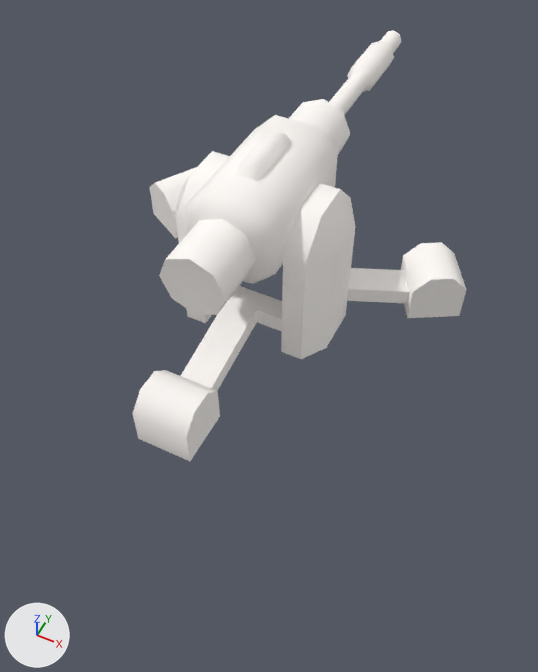
One commit to the Blender file robot/work/canon.blend: the scene before it, then after it.
The view is the same before and after, from a 50 mm camera at (2.3, -4.5, 6.21) aimed at (0.04, 0.01, 0.57). Every picture has the same lights, and +X, +Y and +Z are marked at lower left.

In view in the first picture: 'body', 'canon', 'head'.
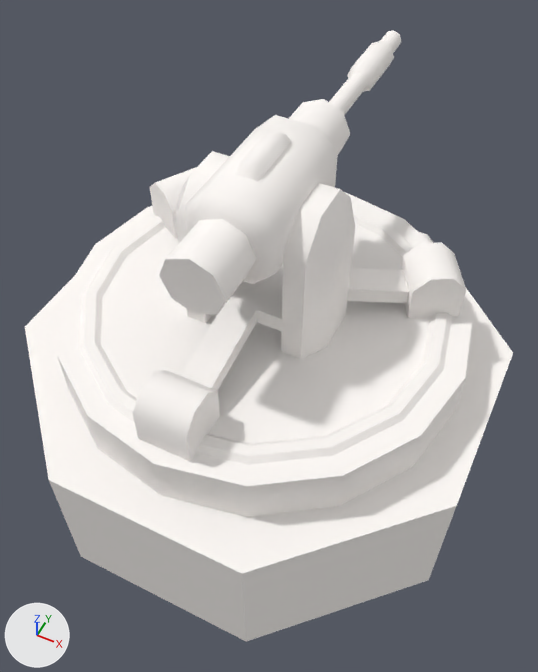
The newer file is also turned or shifted as a whole; pictures and numbers use the older file's frame.

The edits, one by one:
Object 'base' (ob_base) is now shown.

Boxes [x1, y1, x2, y2] around the edits, measured in the pictures (538 x 672 px):
'base', shown
    after: [25, 192, 513, 642]
